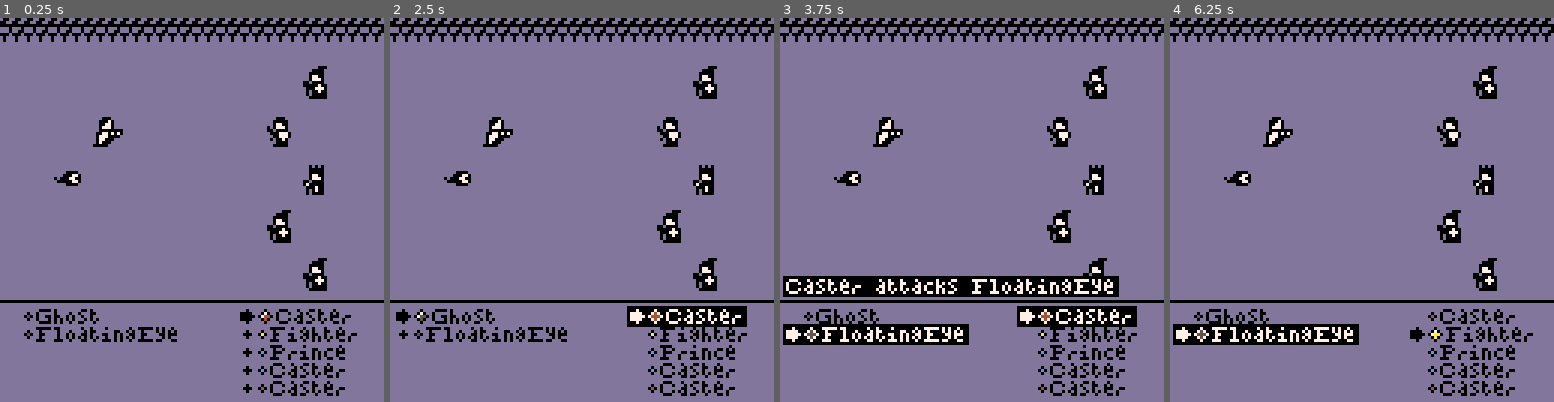
Above: before the commit, frames 1-4 (left to right).
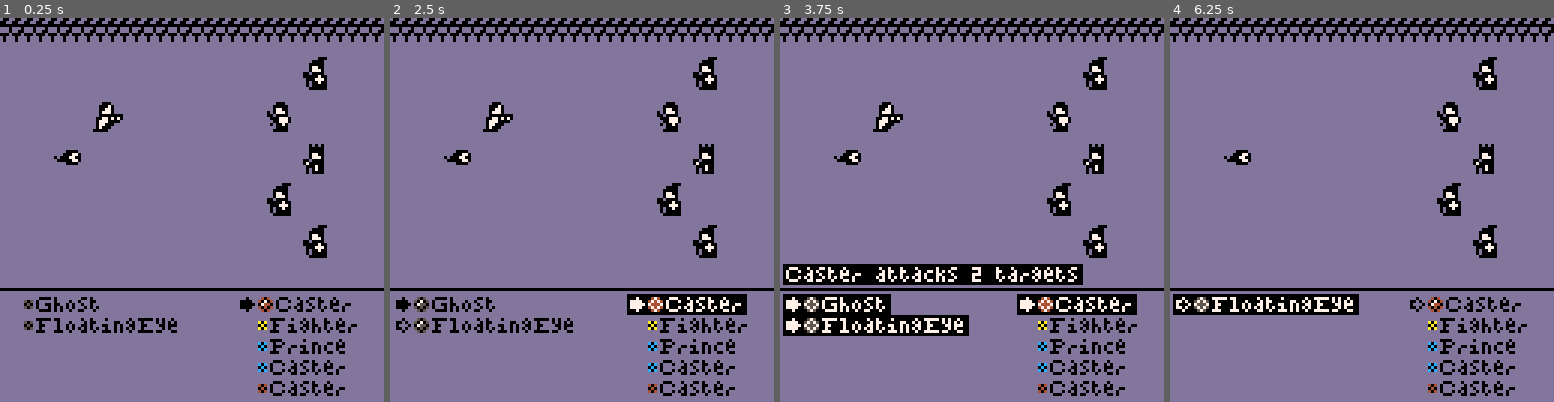
Above: after the commit, the same moments.

Repository: JohnAdamZiolkowski/Pico8-Hive
Game: PICO-8 cartridge prince/prince.p8
Two runs of this game, one before a commit and one after it. Both use one fixed random seed, a clock stepped at 60 frames per second and the inputs below.
Inputs:
- Up to frame 1 (0.25 s): no input
- Up to frame 2 (2.5 s): tap O (Z key) at 0.33, 0.7, 1.43, 2.22 s; tap X (X key) at 1.07, 2.07, 2.4 s; hold Left 1.97-2.37 s; hold Down from 2.42 s (still down)
- Up to frame 3 (3.75 s): tap X (X key) every 0.33 s from 2.73 to 3.73 s; release Down at 2.82 s; hold Right 2.87-3.53 s; tap O (Z key) at 3.1 s; hold Up from 3.58 s (still down)
- Up to frame 4 (6.25 s): tap O (Z key) at 3.98, 4.87, 5.75 s; tap X (X key) every 0.33 s from 4.07 to 6.07 s; release Up at 4.08 s; hold Right 4.13-4.53 s; hold Down 4.58-5.08 s; hold Left 5.13-5.8 s; hold Up 5.85-6.18 s; hold Left from 6.23 s (still down)

The runs differ from the first frame. In frame 1, 8.8% of the frame differs, in the area x 0-100%, y 10-98%; in frame 2, 9.9%; in frame 3, 16%; in frame 4, 12%.

Commit message:
update build

Diff:
--- a/prince/image.p8
+++ b/prince/prince.p8
@@ -9,6 +9,7 @@
 auto = false
 random = false
 delay = 10
+round = true
 
 ⬅️ = 0
 ➡️ = 1
@@ -34,7 +35,11 @@
 pink = 14
 sand = 15
 
-note_pos = {x=2, y=87}
+prince = 22
+fighter = 25
+caster = 28
+
+note_pos = {x=2, y=83}
 
 function inttobin(b)
  local t={}
@@ -95,7 +100,7 @@
 }
 
 wide = {
- chars = " abcdefghijklmnopqrstuvwxyz0123456789.,!?:'+-*/(){}[]",
+ chars = " abcdefghijklmnopqrstuvwxyz0123456789.,!?:'+-*/(){}[]>",
  x = 0,
  y = 0,
  tw = 5,
@@ -169,7 +174,7 @@
   	 s = s,
   		i = id,
   		x = 16 + ((s-1) % 2) * 12,
-  		y = (s-1) * 16 + 16,
+  		y = (s-1) * 14 + 13,
   		stats = {e=e, n=n, l=l}
   	}
   	add(arena.enemies, enemy)
@@ -184,16 +189,16 @@
  for s = 1,5 do
   local id
   if s == 3 then
-   id = 22
+   id = prince
   else
    local filled = true
    if random then filled = rnd(6) > 2 end
    if filled then
     id = flr(rnd(2))
     if id == 0 then
-     id = 25
+     id = fighter
     else
-     id = 28
+     id = caster
     end
    end
  	end
@@ -208,7 +213,7 @@
   	 s = s,
   		i = id,
   		x = 96 - ((s-1) % 2) * 12,
-  		y = (s-1) * 16 + 16,
+  		y = (s-1) * 14 + 13,
   		stats = {e=element_n, n=n, l=l}
   	}
   	add(arena.party, member)
@@ -363,28 +368,61 @@
  attacker = turn[cur.s.i]
  attacker_n = attacker.stats.n
  assert(attacker)
- target = opposition(turn)[cur.i]
-	target_n = target.stats.n
-	assert(target)
-
-	local attack_element = element_by_n(attacker.stats.e)
-	local target_element = element_by_n(target.stats.e)
-	local t_e_i = target_element.i
-	local multiplier_char = sub(attack_element.o, t_e_i, t_e_i)
-
-	if multiplier_char == "1" then
-	 chance = 0.25
-	elseif multiplier_char == "2" then
-	 chance = 0.375
-	elseif multiplier_char == "4" then
-	 chance = 0.5
-	elseif multiplier_char == "6" then
-	 chance = 0.625
-	elseif multiplier_char == "8" then
-	 chance = 0.75
-	else
-	 assert(false, chance)
-	end
+ targets = {}
+ main_target = {t=opposition(turn)[cur.i]}
+ main_target_n = main_target.t.stats.n
+ add(targets, main_target)
+
+ if attacker.i == caster or
+  attacker.i == caster +1 or
+  attacker.i == caster +2 then
+  for p_target in all(opposition(turn)) do
+   if p_target.s == main_target.t.s +1 or
+    p_target.s == main_target.t.s -1 then
+    add(targets, {t=p_target})
+   end
+  end
+ end
+
+ for target in all(targets) do
+ 	assert(target)
+
+ 	local attack_element = element_by_n(attacker.stats.e)
+ 	local target_element = element_by_n(target.t.stats.e)
+ 	local t_e_i = target_element.i
+ 	local multiplier_char = sub(attack_element.o, t_e_i, t_e_i)
+
+ 	if multiplier_char == "1" then
+ 	 chance = 0.25
+ 	elseif multiplier_char == "2" then
+ 	 chance = 0.375
+ 	elseif multiplier_char == "4" then
+ 	 chance = 0.5
+ 	elseif multiplier_char == "6" then
+ 	 chance = 0.625
+ 	elseif multiplier_char == "8" then
+ 	 chance = 0.75
+ 	else
+ 	 assert(false, chance)
+ 	end
+
+  local hit = rnd(1) < chance
+  if attacker.i == fighter or
+   attacker.i == fighter +1 or
+   attacker.i == fighter +2 then
+   if not hit then
+    hit = rnd(1) < chance
+   end
+  elseif attacker.i == prince or
+   attacker.i == prince +1 or
+   attacker.i == prince +2 then
+   if hit then
+    attacker.stats.e = target.t.stats.e
+   end
+  end
+
+  target.h = hit
+ end
 
 	draw_arena()
 	draw_options()
@@ -395,17 +433,42 @@
  attack_ticks += 1
 
  if attack_ticks == 1 then
-  note(attacker_n.." attacks "..target_n)
+  local name = main_target_n
+  if #targets > 1 then
+   name = #targets.." targets"
+  end
+  note(attacker_n.." attacks "..name)
 
  elseif attack_ticks == 3*delay then
 
   cur.s = nil
 
-  local hit = rnd(1) < chance
   local text = "^but it missed!"
-  if hit then
-   text = "^hit! "..target_n.." is gone"
-   eliminate()
+  if #targets==1 then
+   if targets[1].h then
+    text = "^hit! "..main_target_n.." is gone"
+    eliminate(opposition(turn), main_target.t)
+   end
+  else
+   local miss_count=0
+   local hit_count=0
+   local all_count=0
+   for target in all(targets) do
+    all_count +=1
+    if target.h then
+     hit_count += 1
+     eliminate(opposition(turn), target.t)
+    else
+     miss_count += 1
+    end
+   end
+   if miss_count == all_count then
+    text = "^magic missed all "..all_count.." targets"
+   elseif hit_count == all_count then
+    text = "^magic hit all "..all_count.." targets"
+   else
+    text = "^magic hit "..hit_count.." of "..all_count.." targets"
+   end
   end
 
   draw_arena()
@@ -417,11 +480,12 @@
   attack_ticks = nil
 
   attacker = nil
-  target = nil
   attacker_n = nil
-  target_n = nil
 
   chance = nil
+  main_target = nil
+  main_target_n = nil
+  targets = nil
 
   toggle_turn()
   draw_arena()
@@ -430,9 +494,9 @@
  end
 end
 
-function eliminate()
- local target = cur.l[cur.i]
- if cur.l == arena.enemies then
+function eliminate(list, target)
+
+ if list == arena.enemies then
   arena.party.score += target.stats.l
  	local next_level = levels[arena.party.level]
  	if arena.party.score >= next_level then
@@ -443,10 +507,10 @@
  	  arena.party.level = #levels
  	 end
  	end
- elseif cur.l == arena.party then
+ elseif list == arena.party then
   add(arena.party.dead, target)
  end
- del(cur.l, target)
+ del(list, target)
 end
 
 function revive()
@@ -454,7 +518,6 @@
  for member in all(arena.party) do
   add(unsorted, member)
   del(arena.party, member)
-  // i know this will be out of order
  end
  //scared to do it in one loop
  for member in all(arena.party.dead) do
@@ -528,7 +591,11 @@
   set_up_enemies()
   draw_arena()
   draw_options()
-  note("^new enemies appeared!")
+  text = "^new enemies"
+  if #arena.enemies == 1 then
+   text = "^single "..arena.enemies[1].stats.n
+  end
+  note(text.." appeared!")
  elseif over_ticks == 23*delay then
   over_ticks = nil
  end
@@ -676,7 +743,7 @@
  end
  draw_enemies()
  draw_party()
- line(0,94,128,94,black)
+ line(0,90,128,90,black)
  draw_options()
 end
 
@@ -709,19 +776,57 @@
    local bg = nil
    local icon = "^ "
    local gem = "@"..element
+   local subtarget = false
+   local attacker = nil
+   if cur.s and cur.s.l and cur.s.l[cur.s.i] then
+    attacker = cur.s.l[cur.s.i]
+
+    if attacker.i == caster or
+     attacker.i == caster +1 or
+      attacker.i == caster +2 then
+     if
+     list.l[e].s == cur.l[cur.i].s +1 or
+     list.l[e].s == cur.l[cur.i].s -1 then
+      subtarget = true
+     end
+    end
+   end
    if (cur.s and cur.s.l == list.l and cur.s.i == e) or
-    (cur.s and cur.s.l != list.l and cur.i == e and attack_ticks and attack_ticks<20) then
+    (cur.s and cur.s.l != list.l and (cur.i == e or subtarget) and attack_ticks and attack_ticks<20) then
     c = white
     bg = black
-    icon = "^[" //arrow
+     if turn == arena.enemies or
+      auto then
+      icon = "^>" //hollow
+     else
+      icon = "^[" //arrow
+     end
     gem = "^"..gem
-   elseif cur.l == list.l and cur.i != e and turn == arena.party and not attack_ticks and not game_over_ticks then
-    icon = "^]" //notch
-   elseif cur.l == list.l and cur.i == e and not attacking then
-    icon = "^[" //arrow
+   elseif cur.l == list.l
+    and cur.i != e
+     and turn == arena.party
+      and not attack_ticks
+       and not game_over_ticks
+        and (not auto
+         and subtarget) then
+    if subtarget then
+     icon = "^>"
+     gem = "^"..gem
+    else
+     icon = "^]" //notch
+    end
+   elseif cur.l == list.l
+    and (cur.i == e or subtarget)
+     and not attack_ticks then
+     if turn == arena.enemies or
+      auto then
+      icon = "^>" //hollow
+     else
+      icon = "^[" //arrow
+     end
     gem = "^"..gem
    end
-   print(icon..gem..enemy.stats[en.i].n, list.x, 6*e + 91, c, bg)
+   print(icon..gem..enemy.stats[en.i].n, list.x, 7*e + 86, c, bg)
   end
  end
 end
@@ -741,7 +846,10 @@
 	assert(element, x.." "..y.." "..ring)
 	local fill = element.c
 
-	if wide then
+ if wide then
+	 if round then
+   circfill(x, y, 2, fill)
+  end
   circfill(x, y, 1.5, fill)
   if ring != white then
    pset(x, y-1, white)
@@ -754,6 +862,12 @@
  else
   circ(x-1, y, 1, ring)
   pset(x-1, y, fill)
+  if round then
+   pset(x-2, y-1, fill)
+   pset(x-2, y+1, fill)
+   pset(x, y-1, fill)
+   pset(x, y+1, fill)
+  end
  end
 end
 
@@ -815,11 +929,11 @@
 // draw_element(32 + 4*e, 64, element.c, black)
 //end
 __gfx__
-affd0b777fdbb37bccc3afffcf000f36e638bff82fff20cac1ceafd2ecf302702000000000000000000000000000000000000000000000000000000000000000
-5a02dc3008481427b01fd280b7808769874b4043f000e2c6d2e0d0fe031f65f50000000000000000000000000000000000000000000000000000000000000000
-5b339cbbcc4c50278b8716e615282540f04c89f01ddf8f696eb7e7ac6b747fcf7000000000000000000000000000000000000000000000000000000000000000
-5a00fc300c6814a78027128165a4a5469066544e5020de120ee1f0e6fce645f52000000000000000000000000000000000000000000000000000000000000000
-beee1b775ddbbbdbcc436ffc385358afffa9bbf10fdd07efe63ede27484620720000000000000000000000000000000000000000000000000000000000000000
+affd0b777fdbb37bccc3afffcf000f36e638bff82fff20cac1ceafd2ecf302702001000000000000000000000000000000000000000000000000000000000000
+5a02dc3008481427b01fd280b7808769874b4043f000e2c6d2e0d0fe031f65f50110100000000000000000000000000000000000000000000000000000000000
+5b339cbbcc4c50278b8716e615282540f04c89f01ddf8f696eb7e7ac6b747fcf7100010000000000000000000000000000000000000000000000000000000000
+5a00fc300c6814a78027128165a4a5469066544e5020de120ee1f0e6fce645f52110100000000000000000000000000000000000000000000000000000000000
+beee1b775ddbbbdbcc436ffc385358afffa9bbf10fdd07efe63ede27484620720001000000000000000000000000000000000000000000000000000000000000
 218872c920008440007e7fbffffcc033080600000000000000000000000000000000000000000000000000000000000000000000000000000000000000000000
 24df05484be1c91707d87c07d0e4c83701c300000000000000000000000000000000000000000000000000000000000000000000000000000000000000000000
 6b9bf55d2f1f963f0f4b5dffdffee0ecc0f000000000000000000000000000000000000000000000000000000000000000000000000000000000000000000000
Not shown, added: prince/image.png
Not shown, changed: prince/prince.js
